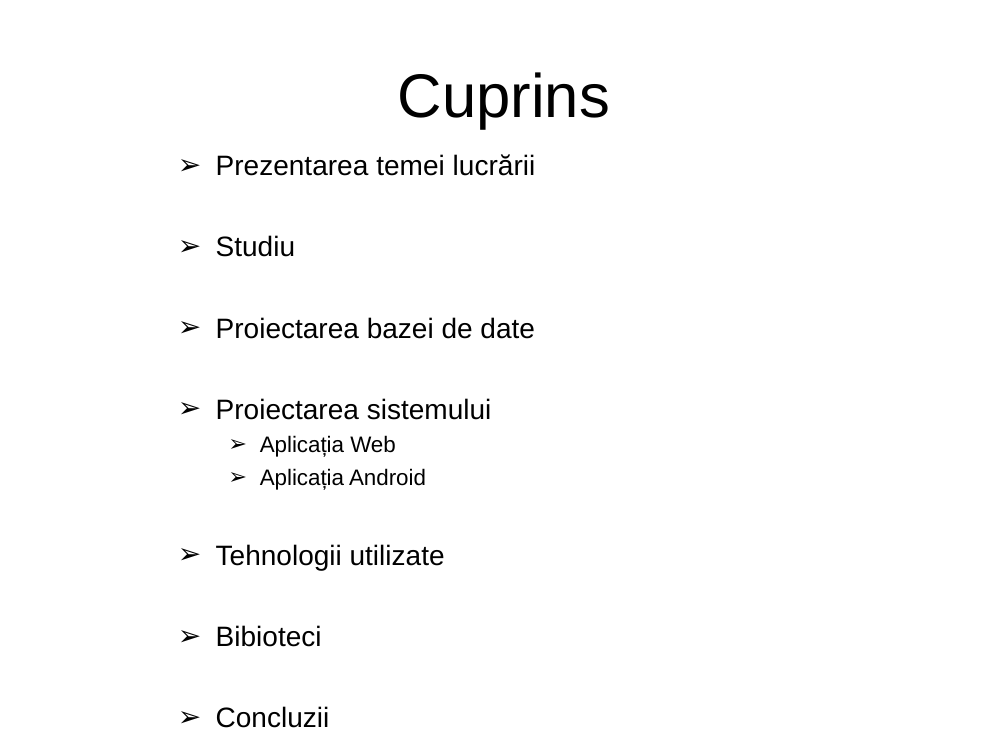
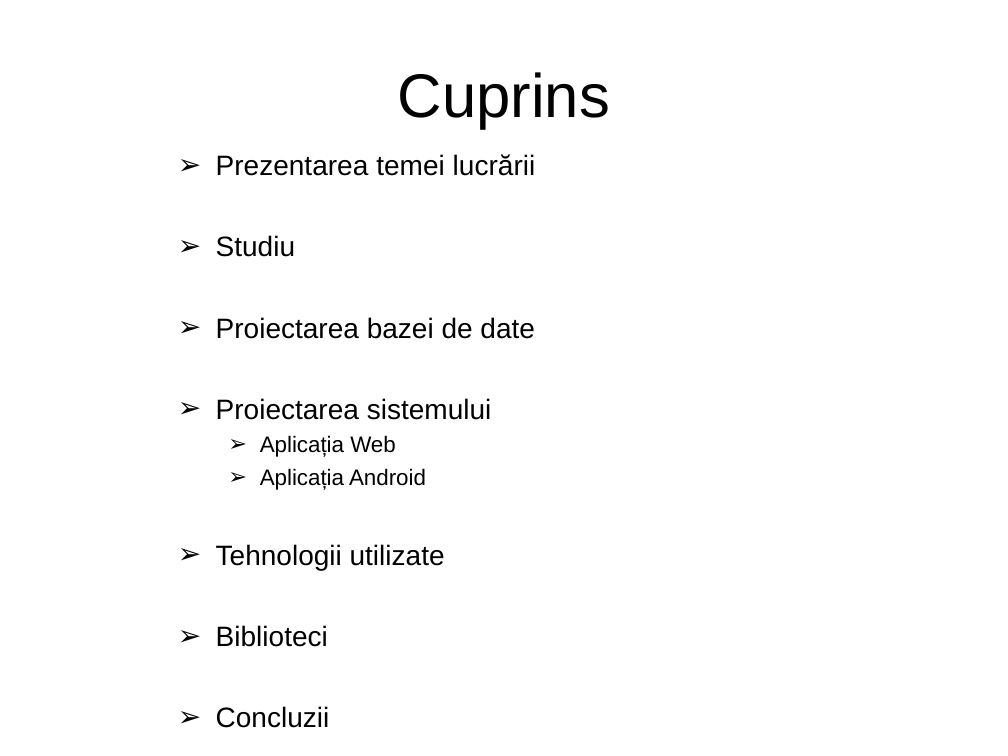
Before and after one commit to lchirvase91/disertatie, a slide deck: slide 2 of documentatie_scris/Disertatie - Prezentare PP Liviu Chirvase.ppt. Drawn at 1008x756 pixels with LibreOffice and Linux fonts; fonts in the diff are those of the drawing; background and template pictures are left out. Boxes give left, top, right and bottom in pixels: in the first picture for what was removed or moved away, otherwise in the second. Text is boxed around its words. In the diff, an @@ line names an element or a change of style, - is before the commit and + after.

```diff
--- a/documentatie_scris/Disertatie - Prezentare PP Liviu Chirvase.ppt
+++ b/documentatie_scris/Disertatie - Prezentare PP Liviu Chirvase.ppt
@@ text at box(216, 625, 328, 647): text changed @@
-➢ Bibioteci
+➢ Biblioteci
```
Also in this commit, not shown: 2 other slides changed.
